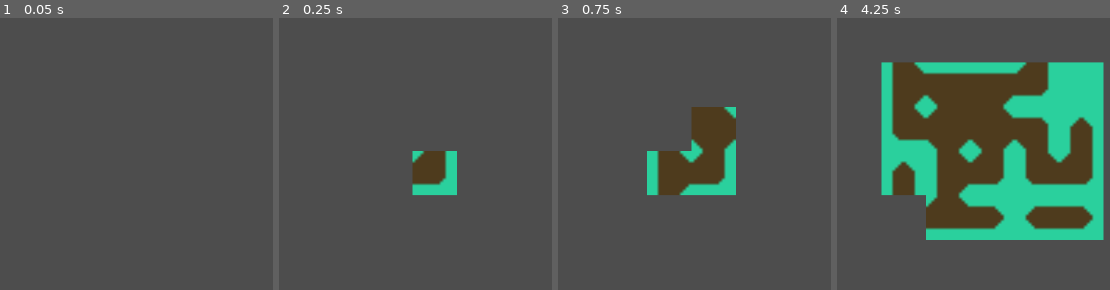
Above: before the commit, frames 1-4 (left to right).
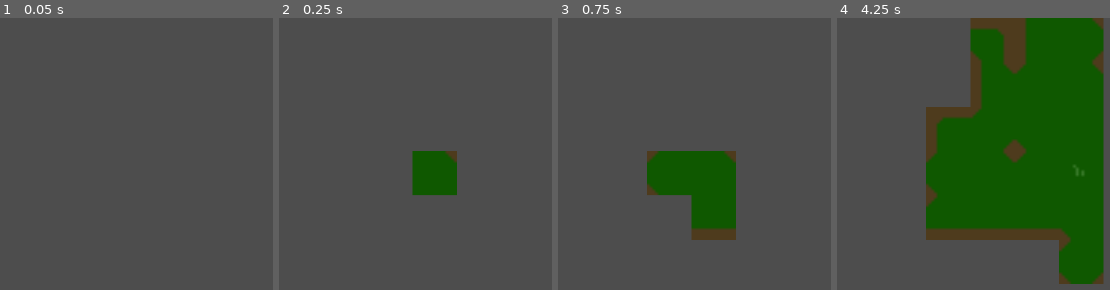
Above: after the commit, the same moments.

Repository: 100-percent-brendan/godot-stm-wfc-solver
Game: Godot game, scene res://test/test.tscn
Two runs of this game, one before a commit and one after it. Both use one fixed random seed, a clock stepped at 60 frames per second and the inputs below.
Inputs:
- Up to frame 1 (0.05 s): no input
- Up to frame 2 (0.25 s): no input
- Up to frame 3 (0.75 s): no input
- Up to frame 4 (4.25 s): no input

Frame 1 is identical in both runs. In frame 2, 2.7% of the frame differs, in the area x 48-66%, y 48-66%; in frame 3, 11%; in frame 4, 60%, in the area x 16-98%, y 0-98%.

Commit message:
Added retry logic.

Diff:
--- a/core/tile_wfc_solver.gd
+++ b/core/tile_wfc_solver.gd
@@ -459,55 +459,64 @@
 		DebugSeverity.INFORMATION
 	)
 
+	var prng := RandomNumberGenerator.new()
+	prng.seed = _seed
+
 	# TODO: Place restart retry here
 	var start_time : int = Time.get_ticks_msec() ## When the process started
 	var retry : int = 0 ## The current retry
-	var has_no_solution : bool = false ## If the current solution state is unsolvable
-
-	var prng := RandomNumberGenerator.new()
-	prng.seed = _seed
-
-	# TODO: Core logic here.
+
 	var terrain_tiles := _get_valid_terrain_tiles()
 	var grid := TileWFCGrid.new(_dimensions.x, _dimensions.y)
 	_init_grid(terrain_tiles, grid)
 
-	## Spaces, partnered with their coordinates
-	var spaces_left : Array = []
-	var grid_dims := grid.get_dimensions()
-	for y in grid_dims.y:
-		for x in grid_dims.x:
-			spaces_left.push_back([Vector2i(x, y), grid.get_space(x, y)])
-
-	while spaces_left.size() > 0:
-		if _debug_mode && _debug_delay > 0.0:
-			await Engine.get_main_loop().create_timer(_debug_delay).timeout
-		_sort_spaces_left(spaces_left)
-		var current_space = spaces_left.pop_front()
-		if current_space[1].get_entropy() > 0:
-			_place_random_tile(terrain_tiles, prng, grid, current_space[0])
+	while true:
+		var has_no_solution : bool = false ## If the current solution state is unsolvable
+
+		## Spaces, partnered with their coordinates
+		var spaces_left : Array = []
+		var grid_dims := grid.get_dimensions()
+		for y in grid_dims.y:
+			for x in grid_dims.x:
+				spaces_left.push_back([Vector2i(x, y), grid.get_space(x, y)])
+
+		while spaces_left.size() > 0:
+			if _debug_mode && _debug_delay > 0.0:
+				await Engine.get_main_loop().create_timer(_debug_delay).timeout
+			_sort_spaces_left(spaces_left)
+			var current_space = spaces_left.pop_front()
+			if current_space[1].get_entropy() > 0:
+				_place_random_tile(terrain_tiles, prng, grid, current_space[0])
+			else:
+				has_no_solution = true
+				break
+
+		if has_no_solution && retry < _max_retries:
+			retry += 1
+			_print_debug_message(
+				"No solution found. Restarting on retry " + str(retry) + ".",
+				DebugSeverity.INFORMATION
+			)
+			grid = TileWFCGrid.new(_dimensions.x, _dimensions.y)
+			_init_grid(terrain_tiles, grid)
+			if _debug_mode:
+				grid_reset.emit()
+			continue
+		elif has_no_solution:
+			grid.set_failed(TileWFCGrid.FailureCause.NO_SOLUTION)
+			_print_debug_message(
+				"No solution found. Retries exhausted.",
+				DebugSeverity.INFORMATION
+			)
+			break
 		else:
-			# TODO: Add message and mechanism for retry
-			has_no_solution = true
+			_print_debug_message(
+				"Solution found.",
+				DebugSeverity.INFORMATION
+			)
+			grid.set_solved()
 			break
 
-	# TODO: REmove me
-	#_sort_spaces_left(spaces_left)
-	#for i in spaces_left:
-	#	print(i, i[1].get_entropy())
-	#print(spaces_left)
-
-
-
-	## TODO: Remove this test
-	var dimensions := grid.get_dimensions()
-	for y in dimensions.y:
-		var line = ""
-		for x in dimensions.x:
-			#if grid.get_space(x, y)._possibilities.size() < 99:
-			#	print(grid.get_space(x, y)._possibilities)
-			line += ("[%-2d]" % grid.get_space(x, y).get_entropy())
-		print(line)
 
 	var end_time : int = Time.get_ticks_msec() ## When the process ended
 
--- a/test/test.gd
+++ b/test/test.gd
@@ -7,12 +7,13 @@
 
 func _ready() -> void:
 	solver = TileWFCSolver.new()
-	solver.set_seed(14)
+	solver.set_seed(44)
 	solver.set_terrain_tile_set(load("res://test/assets/terrain.tres"))
 	solver.set_debug_mode(true)
 	solver.set_debug_delay(0.2)
 	solver.tile_placed.connect(_on_tile_placed)
 	solver.tile_removed.connect(_on_tile_removed)
+	solver.grid_reset.connect(_on_grid_reset)
 	solver.run()
 
 func _on_tile_placed(coords : Vector2i, source_id : int, atlas_coords : Vector2i) -> void:
@@ -20,3 +21,6 @@
 
 func _on_tile_removed(coords : Vector2i) -> void:
 	tile_map_layer.set_cell(coords)
+
+func _on_grid_reset() -> void:
+	tile_map_layer.clear()
